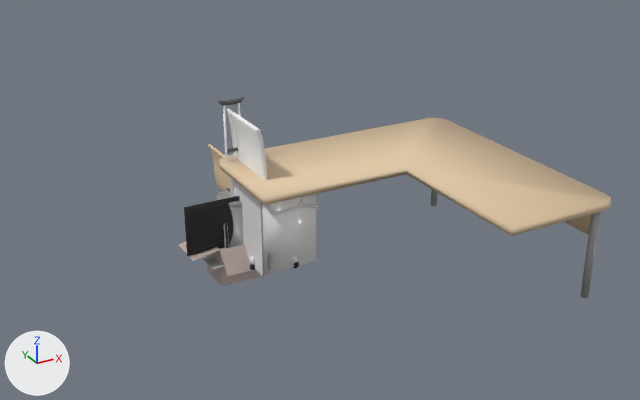
One commit to the FBX model ECOE sim/Assets/Art/Environment/Scene_Scene_Collection/Scene_Scene_Collection.fbx: the scene before it, then after it.
Before and after are seen from a camera (50 mm lens) standing at (-2.54, -6.01, 3.3) and looking at (0.41, -0.65, 0.62). Lighting does not change. The marker at lower left points along +X, +Y and +Z. The picture after the commit comes second. The same objects are shown in both versions, whatever each file hides. Where no turn or scale is listed for an object, it has been applied to the vertices. Vertices at exactly the same position are counted once.

In view in the first picture: 'BinCircular', 'CardboardBox', 'ChairDesktop', 'Computer', 'Cupboard', 'DesktopClinic', 'PaintingRectangular' and 2 more.
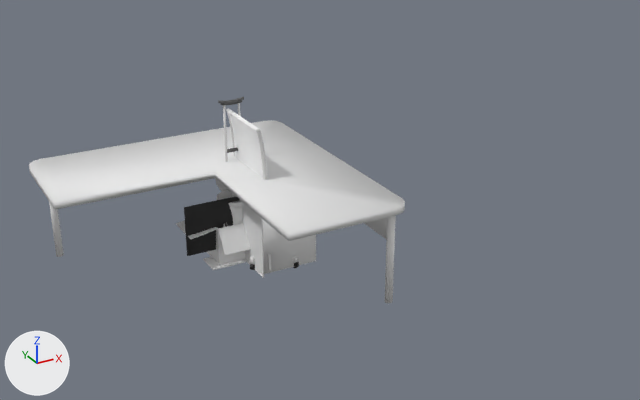
Changed parts and their boxes [x1, y1, x2, y2] in the pictures (640 x 400 px; the box of a moved part takes in the faces that stretch with it):
'DesktopClinic', recoloured, moved (beige to white)
    before: [219, 118, 611, 298]
    after: [29, 120, 405, 303]
'CardboardBox', recoloured, moved
    before: [178, 242, 272, 286]
    after: [176, 220, 250, 265]
'ChairDesktop', recoloured
    both: [226, 109, 298, 270]
'BinCircular', recoloured (grey to white)
    both: [217, 190, 243, 225]
part 1 of me_desktop_001, moved or reshaped
    before: [219, 118, 611, 298]
    after: [29, 120, 405, 303]
part 2 of me_desktop_001, recoloured (beige to white)
    before: [219, 118, 611, 236]
    after: [29, 120, 405, 241]

The change, as a list of edits to the scene's bpy script:
```text
Change mat_m_metal_brushed:
    mat_m_metal_brushed.base_color: (0.352, 0.352, 0.352) -> (0.8, 0.8, 0.8)  # grey #a0a0a0 -> white #e7e7e7
Change mat_m_cardboard:
    mat_m_cardboard.base_color: (0.503, 0.402, 0.371) -> (0.8, 0.8, 0.8)  # grey #bcaaa4 -> white #e7e7e7
Add mat_m_wood_desktop:
    mat_m_wood_desktop = principled_material('M_Wood_Desktop')
    mat_m_wood_desktop.base_color = (0.8, 0.8, 0.8)  # white #e7e7e7
Change me_desktop_001:
    used by ob_desktopclinic; location = (0.0, 0.0, 0.0)
    remove me_desktop_001.from_pydata(...)  # 162 vertices, 105 faces; spans x -0.11..2.06, y -2.02..0.12, z 0.0..0.8
    add me_desktop_001.from_pydata(...)  # 162 vertices, 105 faces; spans x -1.43..0.74, y -1.38..0.76, z 0.0..0.8
    me_desktop_001 part 1: the whole mesh is moved by (-1.32, 0.64, 0.0)
    me_desktop_001 part 2: all 51 faces that had it switch from mat_m_wood_desk (beige #e3c9a6) to mat_m_wood_desktop (white #e7e7e7)
Change me_cardboardbox:
    used by ob_cardboardbox; location = (0.0, 0.0, 0.0)
    remove me_cardboardbox.from_pydata(...)  # 32 vertices, 30 faces; spans x -0.448..0.403, y -0.284..0.314, z -0.185..0.142
    add me_cardboardbox.from_pydata(...)  # 32 vertices, 30 faces; spans x -0.455..0.396, y -0.279..0.319, z 0.0..0.327
    me_cardboardbox part 3: the whole mesh is moved by (-0.007, 0.005, 0.185)
```
